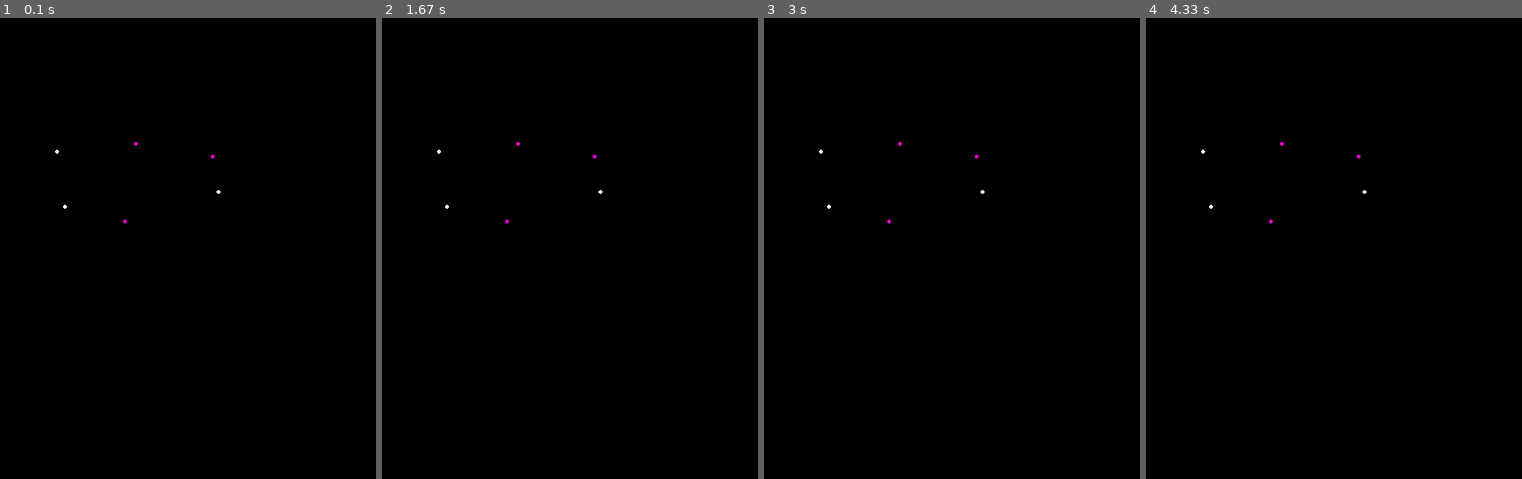
Above: before the commit, frames 1-4 (left to right).
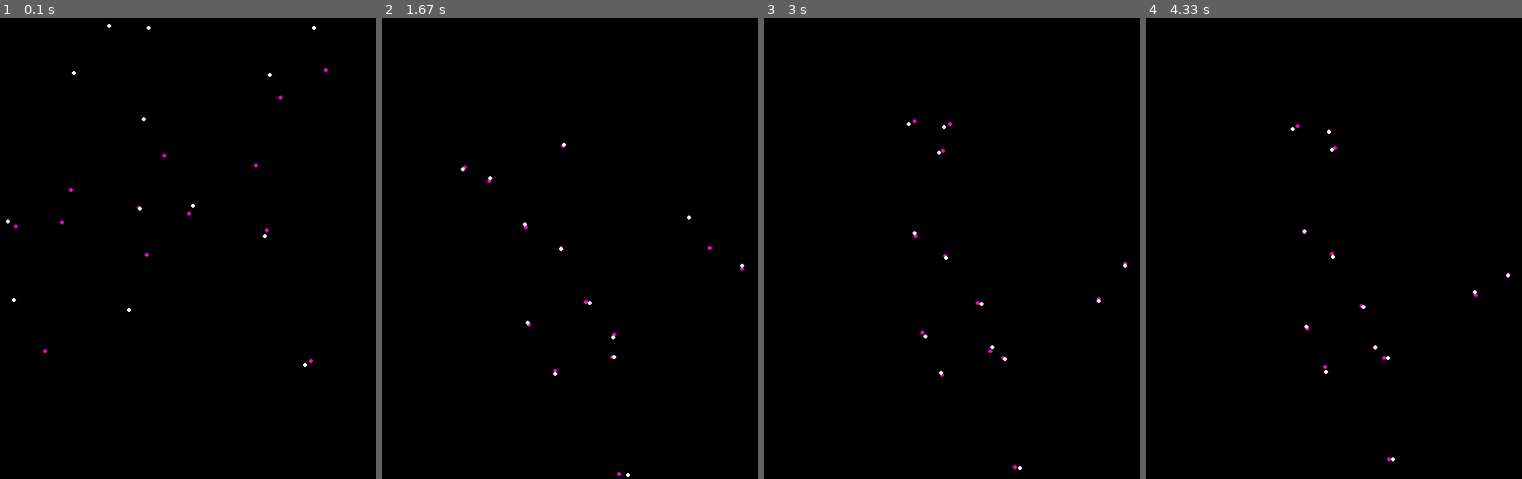
Above: after the commit, the same moments.

Repository: Mochacinno/crowd-simulation
Game: pygame game, started from import pygame.py
Two runs of this game, one before a commit and one after it. Both use one fixed random seed, a clock stepped at 60 frames per second and the inputs below.
Inputs:
- Up to frame 1 (0.1 s): no input
- Up to frame 2 (1.67 s): no input
- Up to frame 3 (3 s): no input
- Up to frame 4 (4.33 s): no input

The runs differ from the first frame. In frame 1, 0.2% of the frame differs, in the area x 1-88%, y 1-76%; in frame 2, 0.2%; in frame 3, 0.2%; in frame 4, 0.2%.

Commit message:
ajout de la fct bouger

Diff:
--- a/import pygame.py
+++ b/import pygame.py
@@ -31,49 +31,58 @@
         self.cible_1_pos = (0, 0)
         self.cible_2=None
         self.cible_2_pos = (0, 0)
+        self.dict_humains = {}
 
     def choisir_cible(self, dict_humains):
         #print(randint(0, len(dict_humains)-1))
         # faut qu'il ne choisit lui meme
+        self.dict_humains = dict_humains
         res = False
         index_cible_1 = 0
         index_cible_2 = 0
         while not res:
             index_cible_1 = randint(0, len(dict_humains)-1)
             if index_cible_1 != self.id:
-                self.cible_1 = dict_humains[list(dict_humains.keys())[index_cible_1]]
+                #self.cible_1 = dict_humains[list(dict_humains.keys())[index_cible_1]]
+                self.cible_1 = index_cible_1
                 res = True
         res = False
         while not res:
             index_cible_2 = randint(0, len(dict_humains)-1)
             if index_cible_2 not in (self.id, index_cible_1):
-                self.cible_2 = dict_humains[list(dict_humains.keys())[index_cible_2]]
+                #self.cible_2 = dict_humains[list(dict_humains.keys())[index_cible_2]]
+                self.cible_2 = index_cible_2
                 res = True
 
         #print(self.cible_1.id, self.cible_2.id)
 
     def court_chemin_vect(self):
-        x1, y1 = self.cible_1.x, self.cible_1.y
-        x2, y2 = self.cible_2.x, self.cible_2.y
-        pente = np.array([x1-x2, y1-y2]) #theta
-        midpoint = (self.cible_1.pos + self.cible_2.pos) / 2
-        theta_pente = math.atan2(pente[1], pente[0])
-        print(np.degrees(theta_pente))
-        vectdir = np.array([math.cos(theta_pente), math.sin(theta_pente)])
-        print(vectdir)
-        perp_vectdir = np.array([-math.sin(theta_pente), math.cos(theta_pente)])
-        print(perp_vectdir)
+        cible_1 = dict_humains[list(dict_humains.keys())[self.cible_1]].pos
+        cible_2 = dict_humains[list(dict_humains.keys())[self.cible_2]].pos
+        x1, y1 = cible_1[0], cible_1[1]
+        x2, y2 = cible_2[0], cible_2[1]
+        vectdir = np.array([x1-x2, y1-y2]) #theta
+        midpoint = (cible_1 + cible_2) / 2
+        #theta_pente = math.atan2(pente[1], pente[0])
+        #print(np.degrees(theta_pente))
+        #vectdir = np.array([math.cos(theta_pente), math.sin(theta_pente)])
+        #print(vectdir)
+        perp_vectdir = normalize_vector(np.array([y1-y2, x2-x1]))
+        #print(perp_vectdir)
         res = np.linalg.solve([[perp_vectdir[0], vectdir[0]], [perp_vectdir[1], vectdir[1]]], self.pos - midpoint)
-        print(res)
+        #print(res)
         self.point = perp_vectdir * res[0] + midpoint
         #print(theta_pente)
-        print(self.point)
+        #print(self.point)
         pygame.draw.circle(screen, (255, 0, 200), self.point, 2)
+        #pygame.draw.line(screen,"grey", self.pos, self.point, 1)  # 5 is the width of the line
+        return self.point
 
-
-
-
-
+    def bouger(self):
+        vect_dir = self.court_chemin_vect() - self.pos
+        self.pos = self.pos + vect_dir / np.linalg.norm(vect_dir) * 5
+        self.dict_humains[self.id] = self.pos
+        self.afficher()
 
         #pygame.draw.circle(screen, (255, 0, 255), midpoint, 2)
         #pygame.draw.circle(screen, (255, 0, 255), (100, (-1/a) * 100 + b1), 2)
@@ -82,9 +91,6 @@
         #b = self.y - self.x * a
         #self.vect_directeur = normalize_vector(np.array([1, a]))
         #pygame.draw.line(screen, WHITE, self.pos, self.pos+10*self.vect_directeur)
-
-    def bouger(self):
-        self.pos = self.pos
 
     def afficher(self):
         #print((self.pos[0], self.pos[1]))
@@ -146,8 +152,8 @@
 dict_humains = {}
 
 # Création des gens
-for i in range(3):
-    humain = Humain(randint(200,500),randint(100,400), i)
+for i in range(13):
+    humain = Humain(randint(100,600),randint(100,500), i)
     dict_humains[f"humain_{i+1}"] = humain
 
 # Affecter les 2 cibles à chacun des gens
@@ -167,7 +173,6 @@
     screen.fill(BLACK)
 
     for humain in dict_humains.values():
-        #humain.bouger()
-        humain.afficher()
-        humain.court_chemin_vect()
+        #humain.afficher()
+        humain.bouger()
     pygame.display.update()
